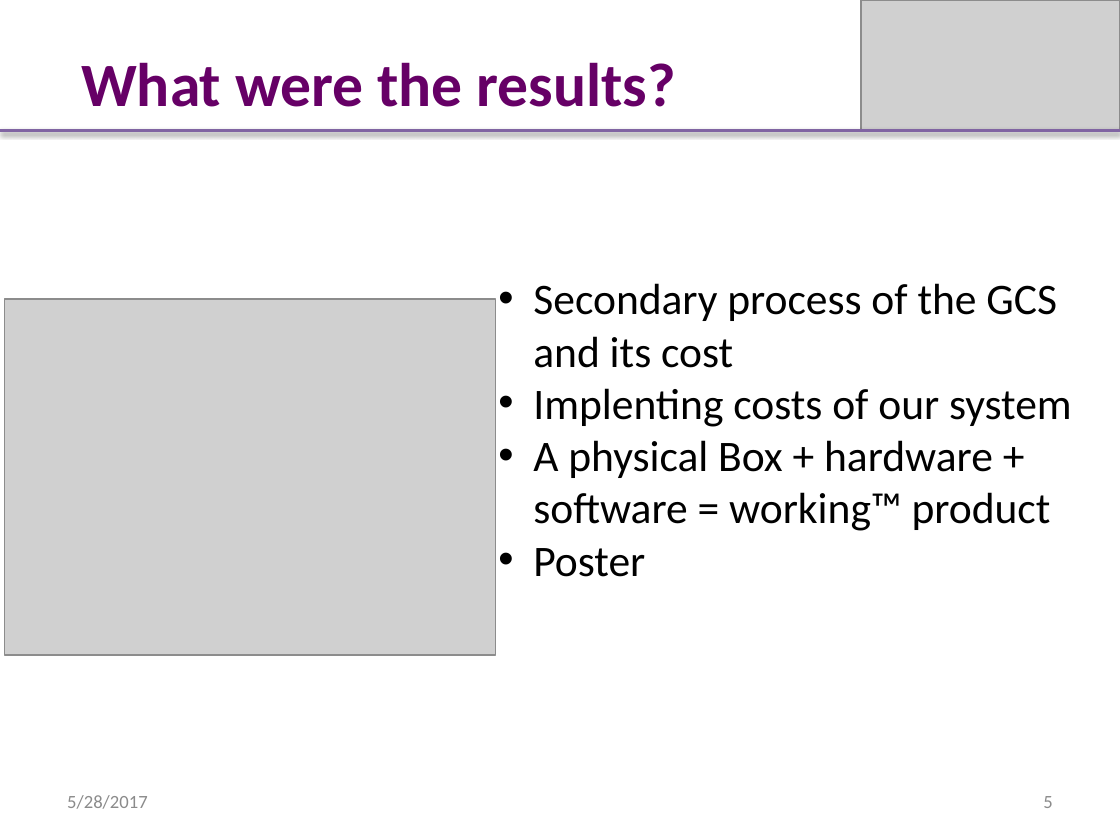
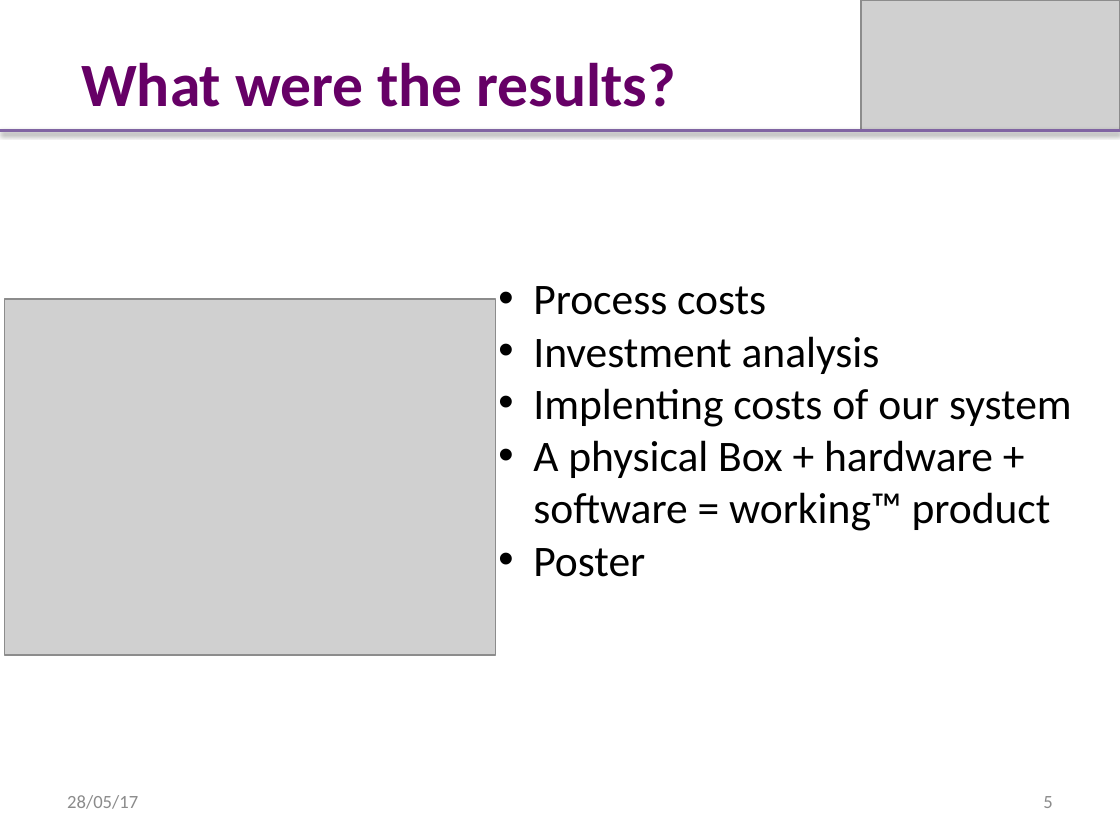
Before and after one commit to InternetOfTrash/iot-docs, a slide deck: slide 5 of presentation_28may.pptx. Drawn at 1120x840 pixels with LibreOffice and Linux fonts; fonts in the diff are those of the drawing; grey boxes stand for pictures. Boxes give left, top, right and bottom in pixels: in the first picture for what was removed or moved away, otherwise in the second. Text is boxed around its words. In the diff, an @@ line names an element or a change of style, - is before the commit and + after.

```diff
--- a/presentation_28may.pptx
+++ b/presentation_28may.pptx
@@ text at box(533, 286, 880, 374): text changed @@
-  • Secondary process of the GCS and its cost
+  • Process costs
+  • Investment analysis
@@ text at box(67, 795, 138, 809): text changed @@
-5/28/2017
+28/05/17
```
Also in this commit, not shown: 9 other slides changed, 4 slides added, 4 slides removed.
